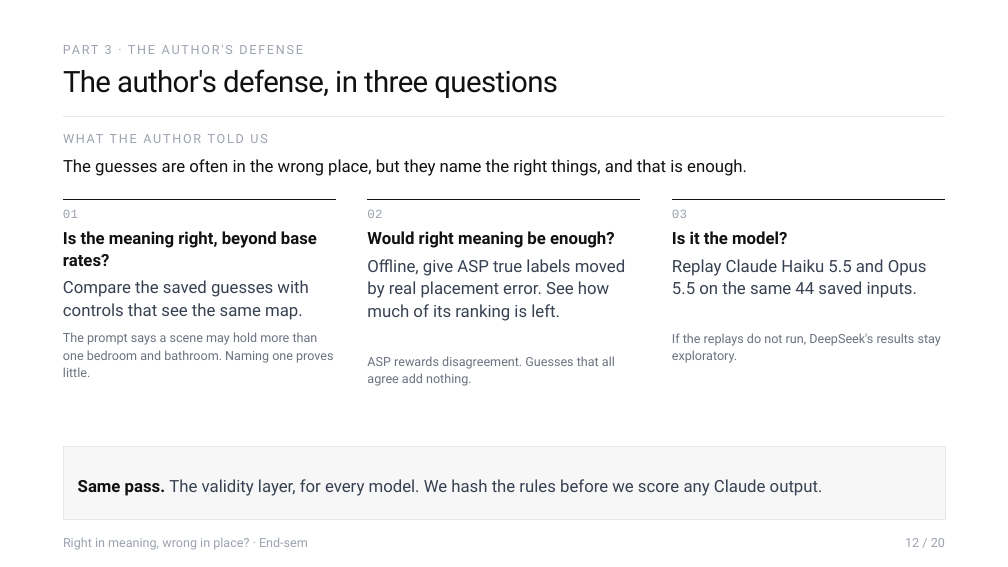
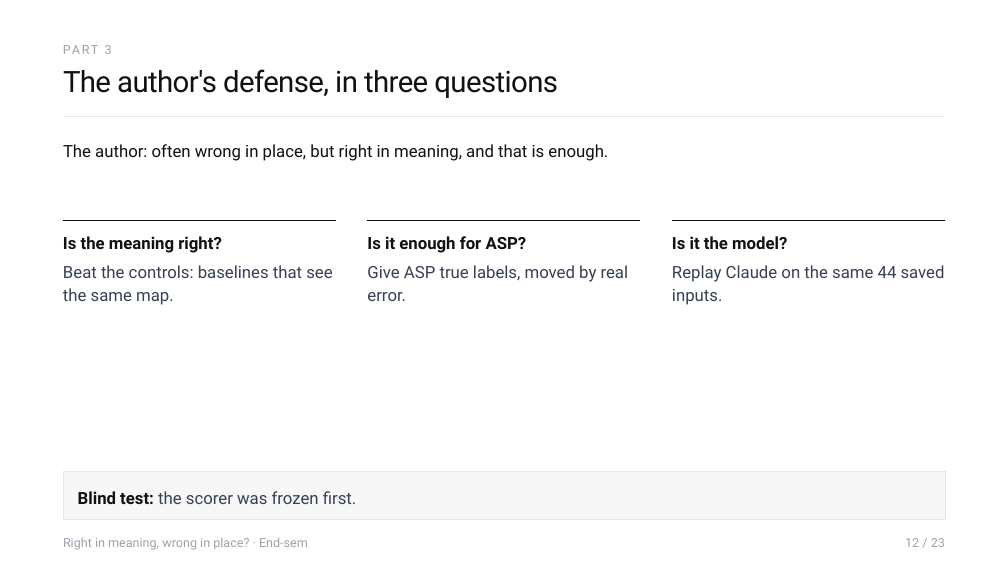
Before and after one commit to Sher110106/validity-aware-active-semantic-exploration, a slide deck: slide 12 of docs/endsem_2026-11/ASP_Endsem.pptx. Drawn at 1008x567 pixels with LibreOffice and Linux fonts; fonts in the diff are those of the drawing. Boxes give left, top, right and bottom in pixels: in the first picture for what was removed or moved away, otherwise in the second. Text is boxed around its words. In the diff, an @@ line names an element or a change of style, - is before the commit and + after.

```diff
--- a/docs/endsem_2026-11/ASP_Endsem.pptx
+++ b/docs/endsem_2026-11/ASP_Endsem.pptx
@@ text at [105, 45, 112, 54]: text changed @@
-PART 3 · THE AUTHOR'S DEFENSE
+PART 3
@@ text at [63, 144, 608, 161]: text changed; size 12 to 16 pt; text colour #9CA3AF to #111111 @@
-WHAT THE AUTHOR TOLD US
+The author: often wrong in place, but right in meaning, and that is enough.
@@ text removed at [63, 159, 747, 176] @@
-The guesses are often in the wrong place, but they name the right things, and that is enough.
@@ text at [63, 236, 222, 253]: text changed @@
-Is the meaning right, beyond base rates?
+Is the meaning right?
@@ line moved from (63, 200) - (336, 200) to (63, 221) - (336, 221) @@
@@ text removed at [63, 210, 78, 218] @@
-01
@@ text at [367, 236, 527, 253]: text changed @@
-Would right meaning be enough?
+Is it enough for ASP?
@@ text removed at [367, 210, 382, 218] @@
-02
@@ line moved from (672, 200) - (945, 200) to (368, 221) - (640, 221) @@
@@ text "Is it the model?": place and size @@
-text "Is it the model?" at [672, 231, 787, 244]
+text "Is it the model?" at [672, 236, 787, 249]
@@ line moved from (368, 200) - (640, 200) to (672, 221) - (945, 221) @@
@@ text removed at [672, 210, 687, 218] @@
-03
@@ text at [63, 265, 332, 305]: text changed @@
-Compare the saved guesses with controls that see the same map.
+Beat the controls: baselines that see the same map.
@@ text at [367, 265, 629, 301]: text changed @@
-Offline, give ASP true labels moved by real placement error. See how much of its ranking is left.
+Give ASP true labels, moved by real error.
@@ text at [672, 265, 945, 305]: text changed @@
-Replay Claude Haiku 5.5 and Opus 5.5 on the same 44 saved inputs.
+Replay Claude on the same 44 saved inputs.
@@ text removed at [63, 332, 333, 377] @@
-The prompt says a scene may hold more than one bedroom and bathroom. Naming one proves little.
@@ text removed at [367, 356, 615, 386] @@
-ASP rewards disagreement. Guesses that all agree add nothing.
@@ text removed at [672, 333, 941, 363] @@
-If the replays do not run, DeepSeek's results stay exploratory.
@@ rectangle removed at [63, 446, 945, 520] @@
-Same pass. The validity layer, for every model. We hash the rules before we score any Claude output.
@@ rectangle added at [63, 472, 945, 520], fill #F7F7F7, outline #E5E7EB 0.5 pt, 16 pt, text #374151 @@
+Blind test: the scorer was frozen first.
@@ text at [905, 538, 945, 547]: text changed @@
-12 / 20
+12 / 23
```
Also in this commit, not shown: 13 other slides changed, 12 slides added, 7 slides removed, 7 other files.
